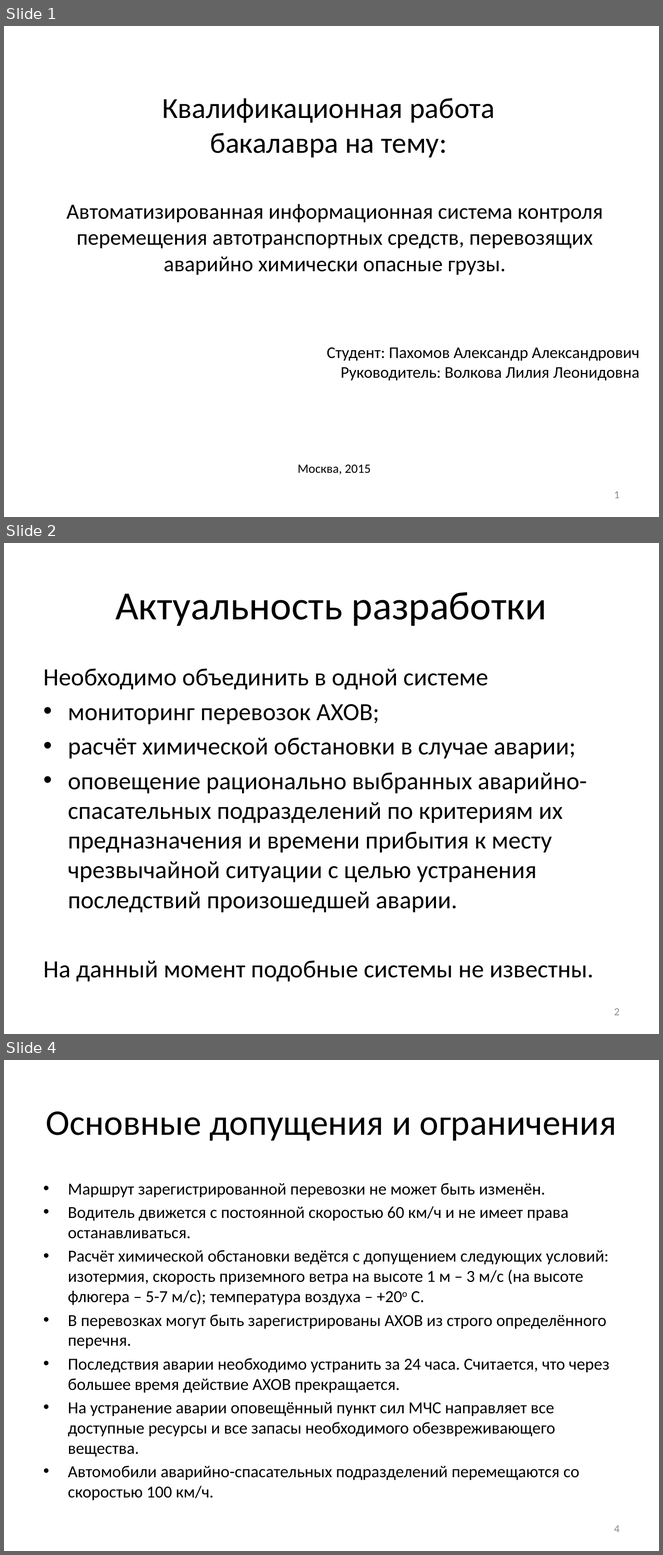
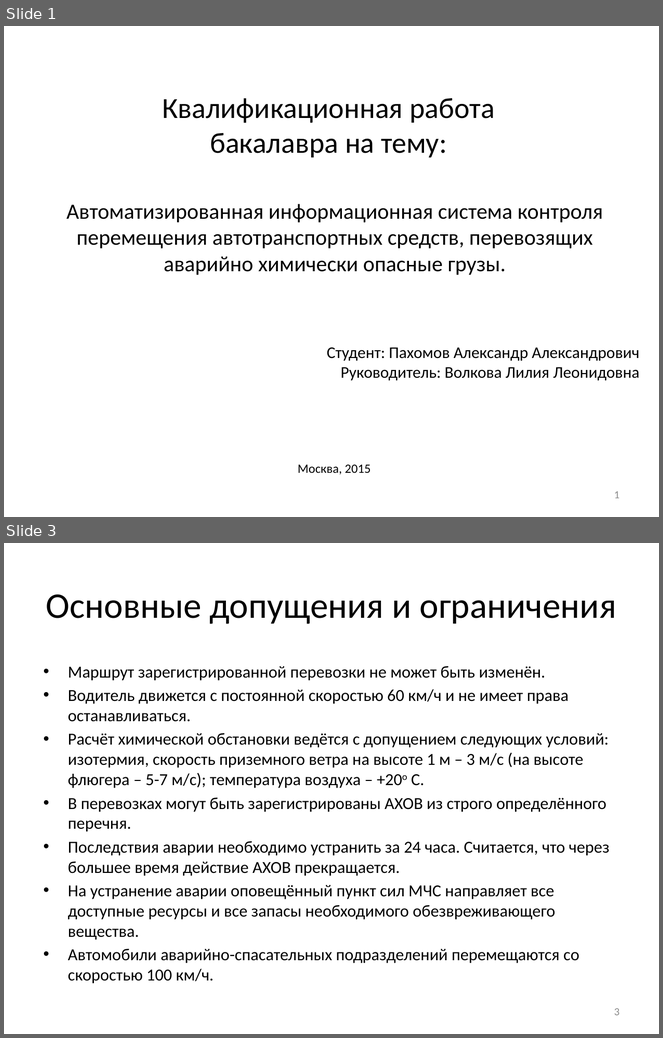
Before and after one commit to SanSanch5/BachelorDiplom, a slide deck: РПЗ/Презентация.pptx. Shown one above the other, each under a label of ours: slides 1, 2 and 4 before the commit, slides 1 and 3 after it; the slides between them are not shown. The pictures are 663x1555 and 663x1038 pixels, drawn with LibreOffice and Linux fonts; fonts in the diff are those of the drawing. Boxes give left, top, right and bottom in pixels: in the first picture for what was removed or moved away, otherwise in the second. Text is boxed around its words. In the diff, an @@ line names an element or a change of style, - is before the commit and + after.

```diff
--- a/РПЗ/Презентация.pptx
+++ b/РПЗ/Презентация.pptx
@@ slide 2 removed at [4, 543, 659, 1034], background #FFFFFF @@
@@ title removed at [115, 592, 547, 626] @@
-Актуальность разработки
@@ text removed at [44, 668, 594, 982] @@
-Необходимо объединить в одной системе
-• мониторинг перевозок АХОВ;
-• расчёт химической обстановки в случае аварии;
-• оповещение рационально выбранных аварийно-спасательных подразделений по критериям их предназначения и времени прибытия к месту чрезвычайной ситуации с целью устранения последствий произошедшей аварии.
-На данный момент подобные системы не известны.
@@ page number removed at [614, 1008, 620, 1016] @@
-2
@@ what was slide 4 is now slide 3 @@
@@ page number at [614, 1008, 620, 1016]: text changed @@
-4
+3
```
Also in this commit, not shown: 8 slides changed, 3 slides added, 2 other slides removed, 18 other files.
